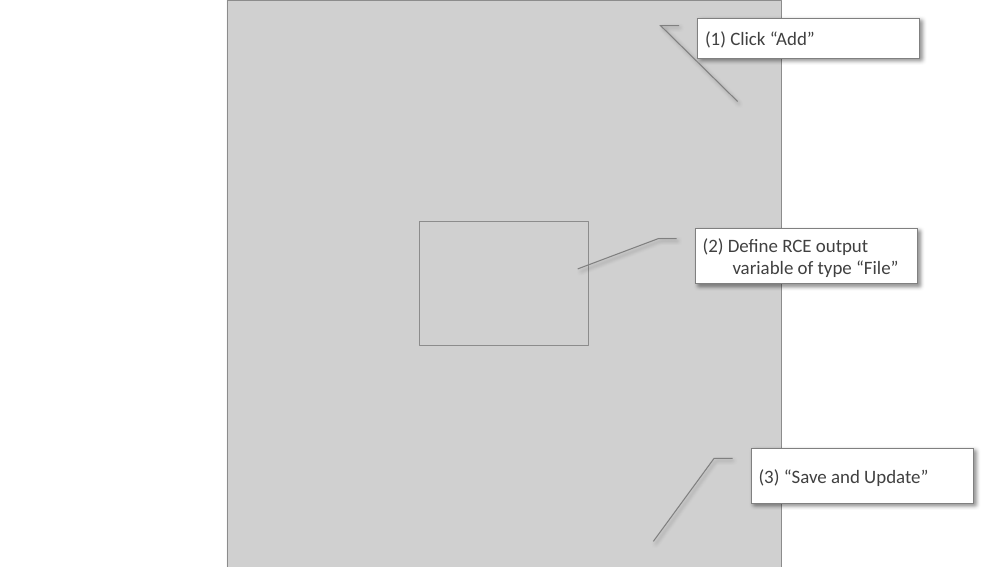
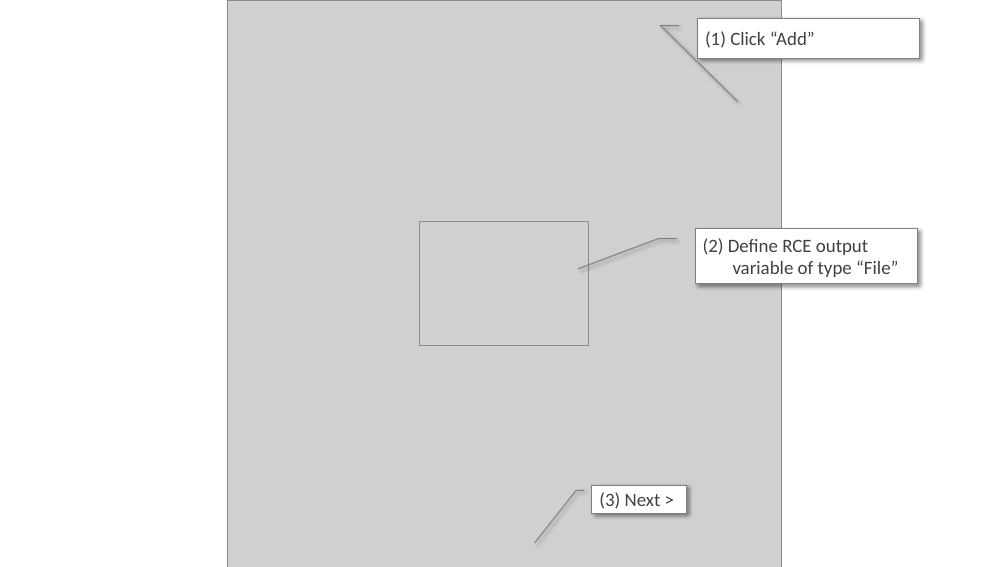
Before and after one commit to DLR-SL/CPACS_Seminar, a slide deck: slide 5 of ToolIntegration/dummyTools/wingModifier/documentation/toolIntegrationSettings.pptx (slide 4 before the commit). Drawn at 1008x567 pixels with LibreOffice and Linux fonts; fonts in the diff are those of the drawing; grey boxes stand for pictures. Boxes give left, top, right and bottom in pixels: in the first picture for what was removed or moved away, otherwise in the second. Text is boxed around its words. In the diff, an @@ line names an element or a change of style, - is before the commit and + after.

```diff
--- a/ToolIntegration/dummyTools/wingModifier/documentation/toolIntegrationSettings.pptx
+++ b/ToolIntegration/dummyTools/wingModifier/documentation/toolIntegrationSettings.pptx
@@ border callout removed at (x1=752, y1=448, x2=974, y2=504) @@
-(3) “Save and Update”
@@ border callout added at (x1=592, y1=485, x2=687, y2=514), fill #FFFFFF, outline #808080 1 pt, 18 pt, text #404040 @@
+(3) Next >
```
Also in this commit, not shown: 6 other slides changed, 2 slides added, 1 slide removed, 5 other files.
